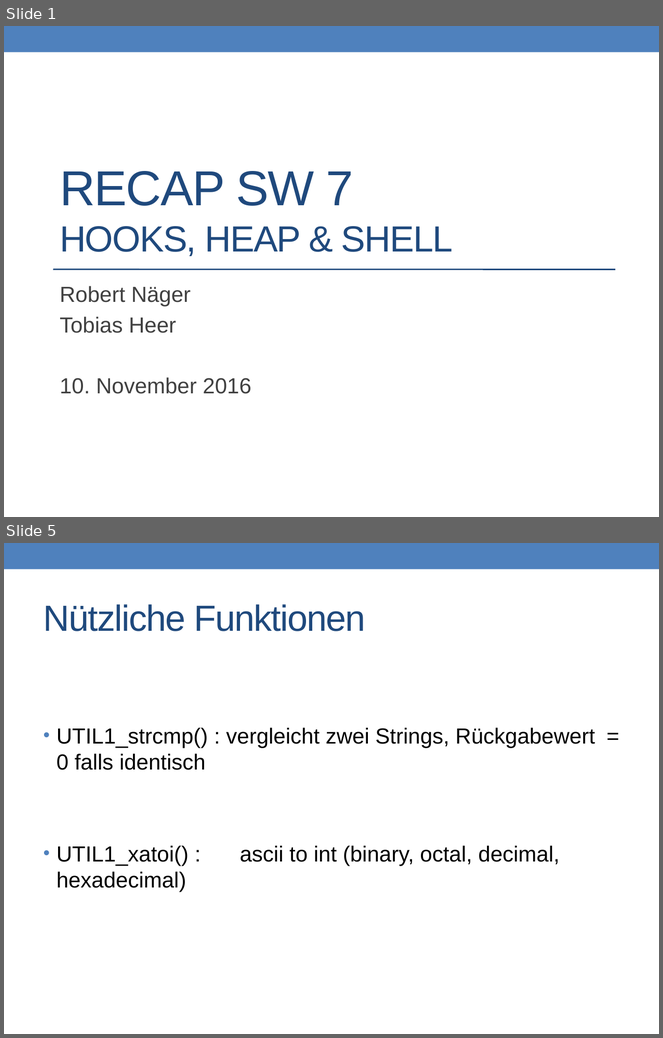
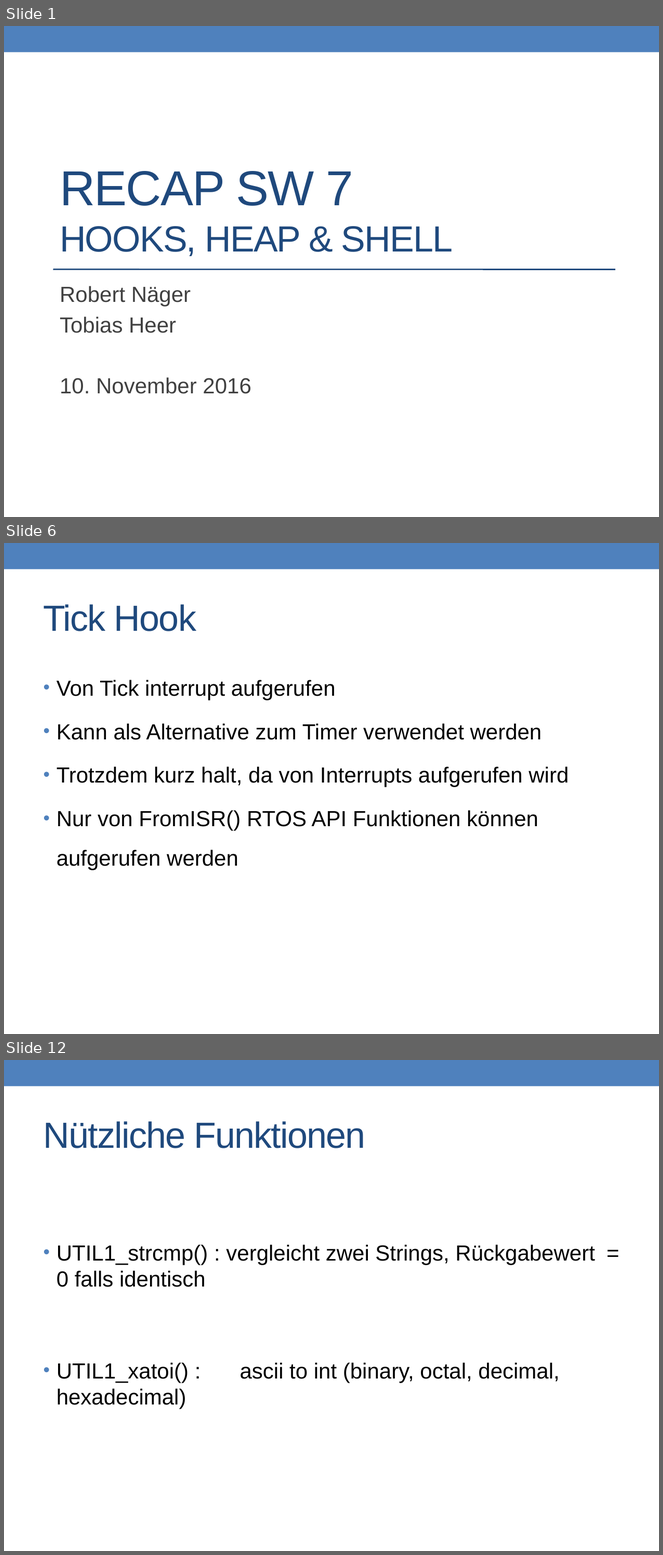
Before and after one commit to prg2lt1/robogit, a slide deck: Recap/ToroRecap.pptx. Shown one above the other, each under a label of ours: slides 1 and 5 before the commit, slides 1, 6 and 12 after it; the slides between them are not shown. The pictures are 663x1038 and 663x1555 pixels, drawn with LibreOffice and Linux fonts; fonts in the diff are those of the drawing. Boxes give left, top, right and bottom in pixels: in the first picture for what was removed or moved away, otherwise in the second. Text is boxed around its words. In the diff, an @@ line names an element or a change of style, - is before the commit and + after.

```diff
--- a/Recap/ToroRecap.pptx
+++ b/Recap/ToroRecap.pptx
@@ slide 6 added at (4, 543, 659, 1034), background #FFFFFF; not listed: 1 template element that a slide beside it also shows @@
@@ title added at (44, 604, 196, 631), 40 pt, text #1F497D @@
+Tick Hook
@@ text added at (57, 680, 569, 871), 24 pt, text #000000 @@
+• Von Tick interrupt aufgerufen
+• Kann als Alternative zum Timer verwendet werden
+• Trotzdem kurz halt, da von Interrupts aufgerufen wird
+• Nur von FromISR() RTOS API Funktionen können aufgerufen werden
@@ what was slide 5 is now slide 12 @@
```
Also in this commit, not shown: 4 slides changed, 9 other slides added, 2 slides removed.
